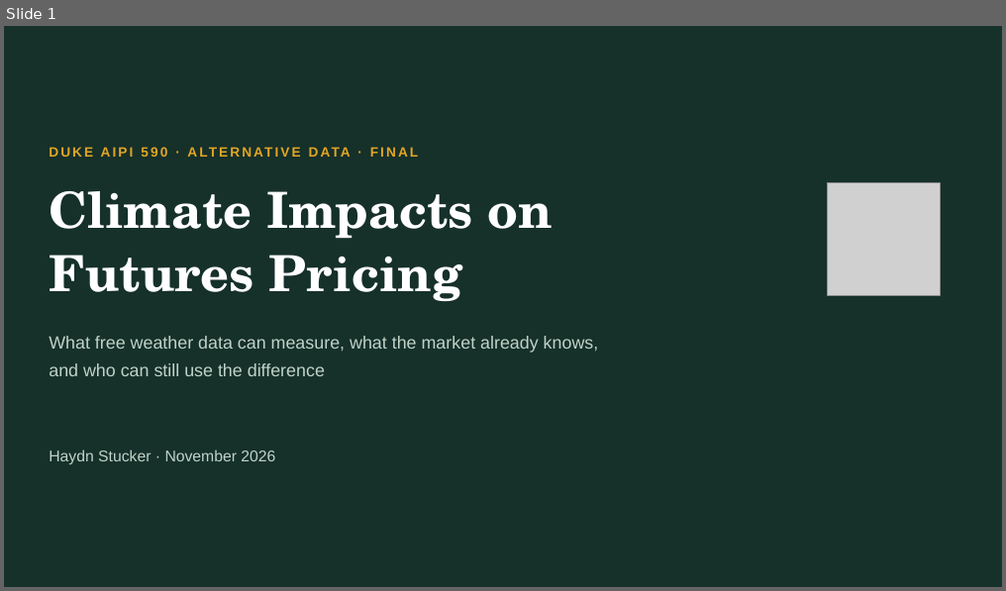
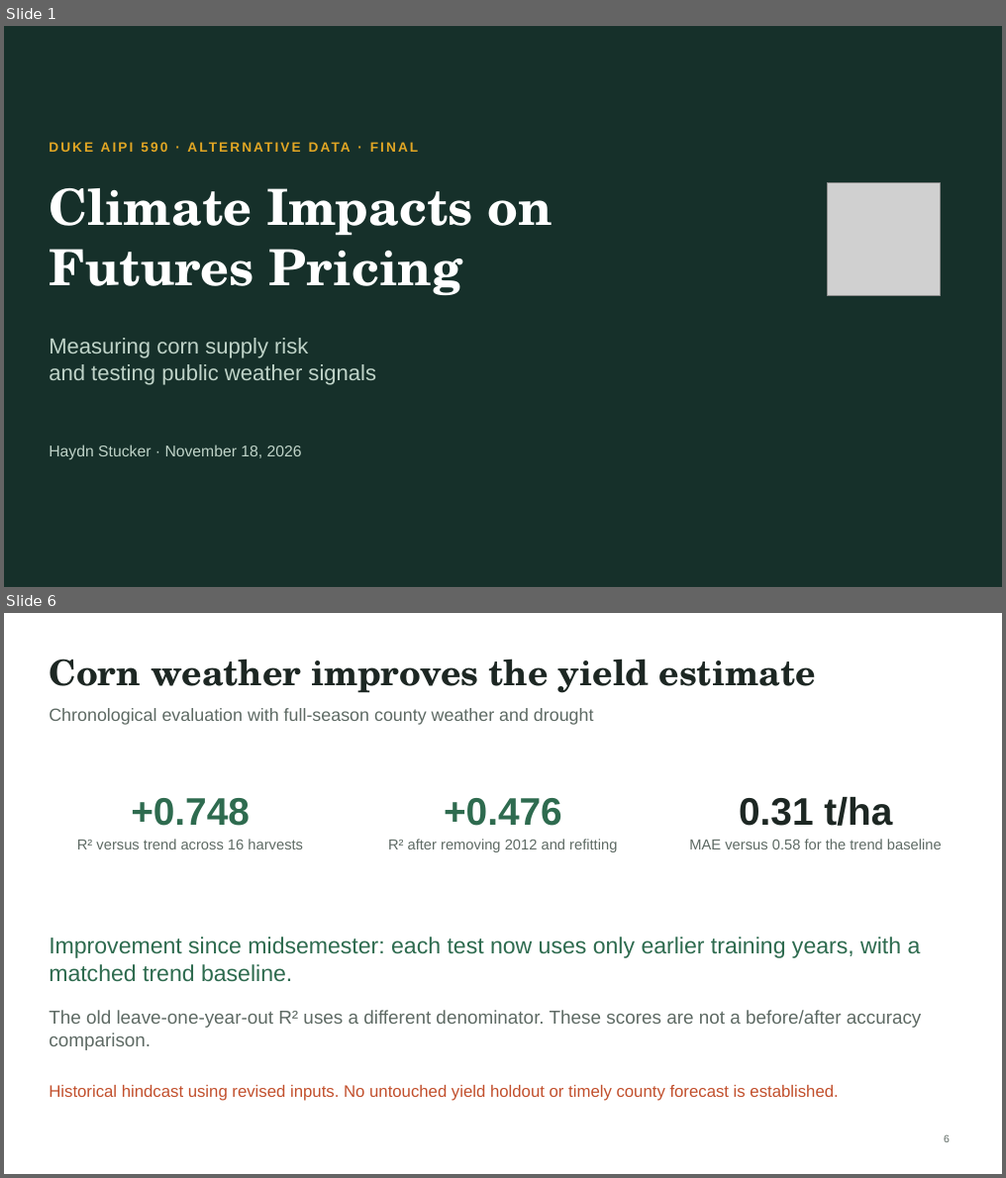
Before and after one commit to haydn-s/climate-futures-pricing, a slide deck: presentation/final/output/Final Presentation.pptx. Shown one above the other, each under a label of ours: slide 1 before the commit, slides 1 and 6 after it; the slides between them are not shown. The pictures are 1006x591 and 1006x1178 pixels, drawn with LibreOffice and Linux fonts; fonts in the diff are those of the drawing; grey boxes stand for pictures. Boxes give left, top, right and bottom in pixels: in the first picture for what was removed or moved away, otherwise in the second. Text is boxed around its words. In the diff, an @@ line names an element or a change of style, - is before the commit and + after.

```diff
--- a/presentation/final/output/Final Presentation.pptx
+++ b/presentation/final/output/Final Presentation.pptx
@@ slide 6 added at (4, 613, 1002, 1174), background #FFFFFF @@
@@ text added at (49, 659, 816, 693), 34 pt, text #1D2723, bold @@
+Corn weather improves the yield estimate
@@ text added at (49, 708, 594, 725), 17 pt, text #5E6A64 @@
+Chronological evaluation with full-season county weather and drought
@@ text added at (131, 798, 250, 826), 37 pt, text #2E6B4F, bold @@
++0.748
@@ text added at (444, 798, 562, 826), 37 pt, text #2E6B4F, bold @@
++0.476
@@ text added at (739, 797, 892, 826), 37 pt, text #1D2723, bold @@
+0.31 t/ha
@@ text added at (77, 839, 303, 850), 14 pt, text #5E6A64 @@
+R² versus trend across 16 harvests
@@ text added at (388, 839, 617, 853), 14 pt, text #5E6A64 @@
+R² after removing 2012 and refitting
@@ text added at (689, 839, 942, 850), 14 pt, text #5E6A64 @@
+MAE versus 0.58 for the trend baseline
@@ text added at (49, 937, 921, 982), 22 pt, text #2E6B4F @@
+Improvement since midsemester: each test now uses only earlier training years, with a matched trend baseline.
@@ text added at (49, 1010, 922, 1051), 18 pt, text #5E6A64 @@
+The old leave-one-year-out R² uses a different denominator. These scores are not a before/after accuracy comparison.
@@ text added at (49, 1085, 838, 1101), 16 pt, text #C2502D @@
+Historical hindcast using revised inputs. No untouched yield holdout or timely county forecast is established.
@@ page number added at (944, 1135, 949, 1143), 10 pt, text #5E6A64 @@
+6
@@ slide 1 changed as well @@
@@ text "DUKE AIPI 590 · ALTERNATIVE ..." at (49, 138, 723, 165): vertical alignment middle to top @@
@@ text "Climate Impacts on" at (49, 188, 551, 295): line spacing 1.05 to 1 @@
@@ text at (49, 338, 376, 385): text changed; size 17 to 21 pt @@
-What free weather data can measure, what the market already knows,
-and who can still use the difference
+Measuring corn supply risk
+and testing public weather signals
@@ text "Haydn Stucker · November 18, ..." at (49, 445, 302, 461): vertical alignment middle to top @@
@@ text at (49, 445, 302, 461): text changed @@
-Haydn Stucker · November 2026
+Haydn Stucker · November 18, 2026
```
Also in this commit, not shown: 10 other slides added, 8 slides removed, 6 other files.
